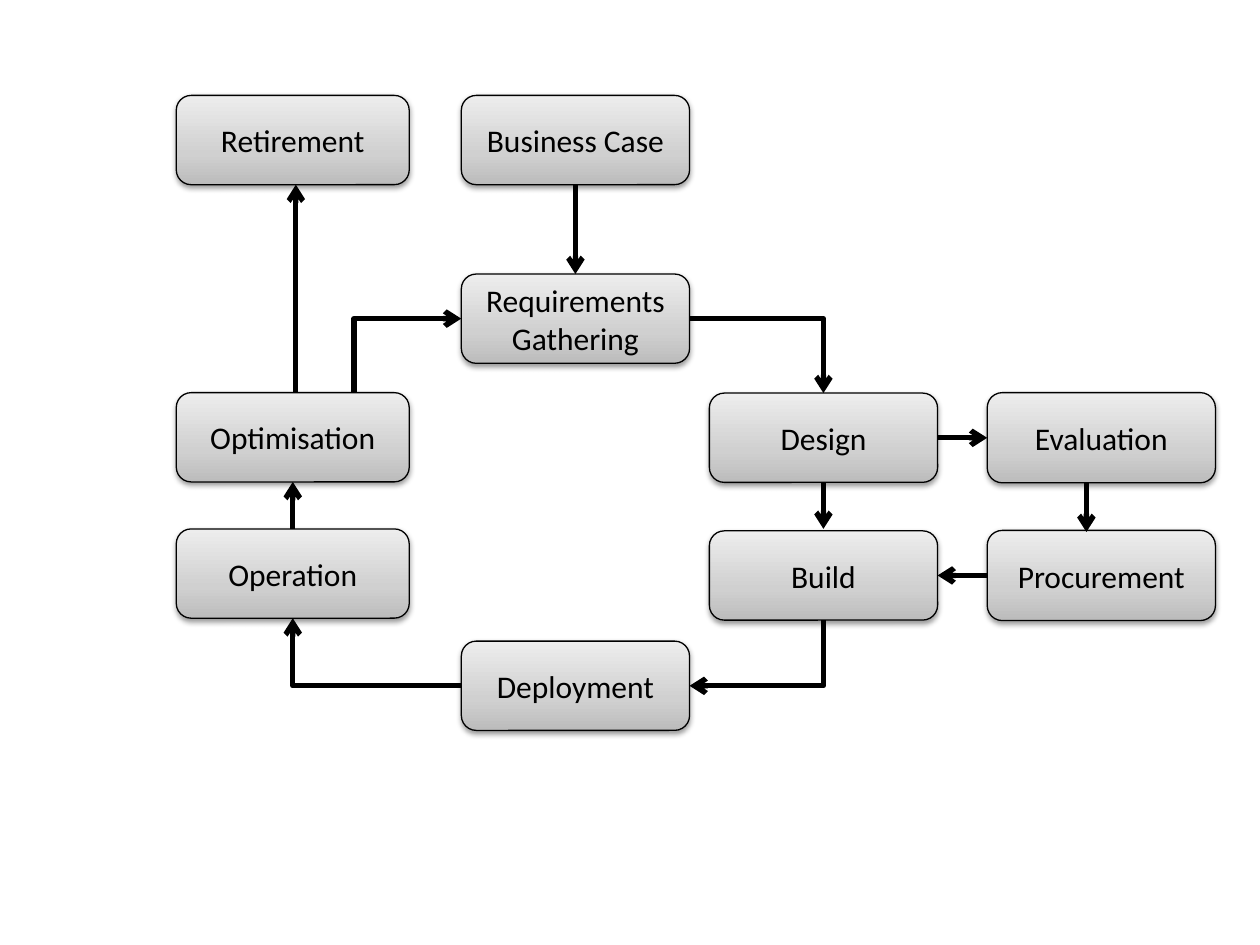
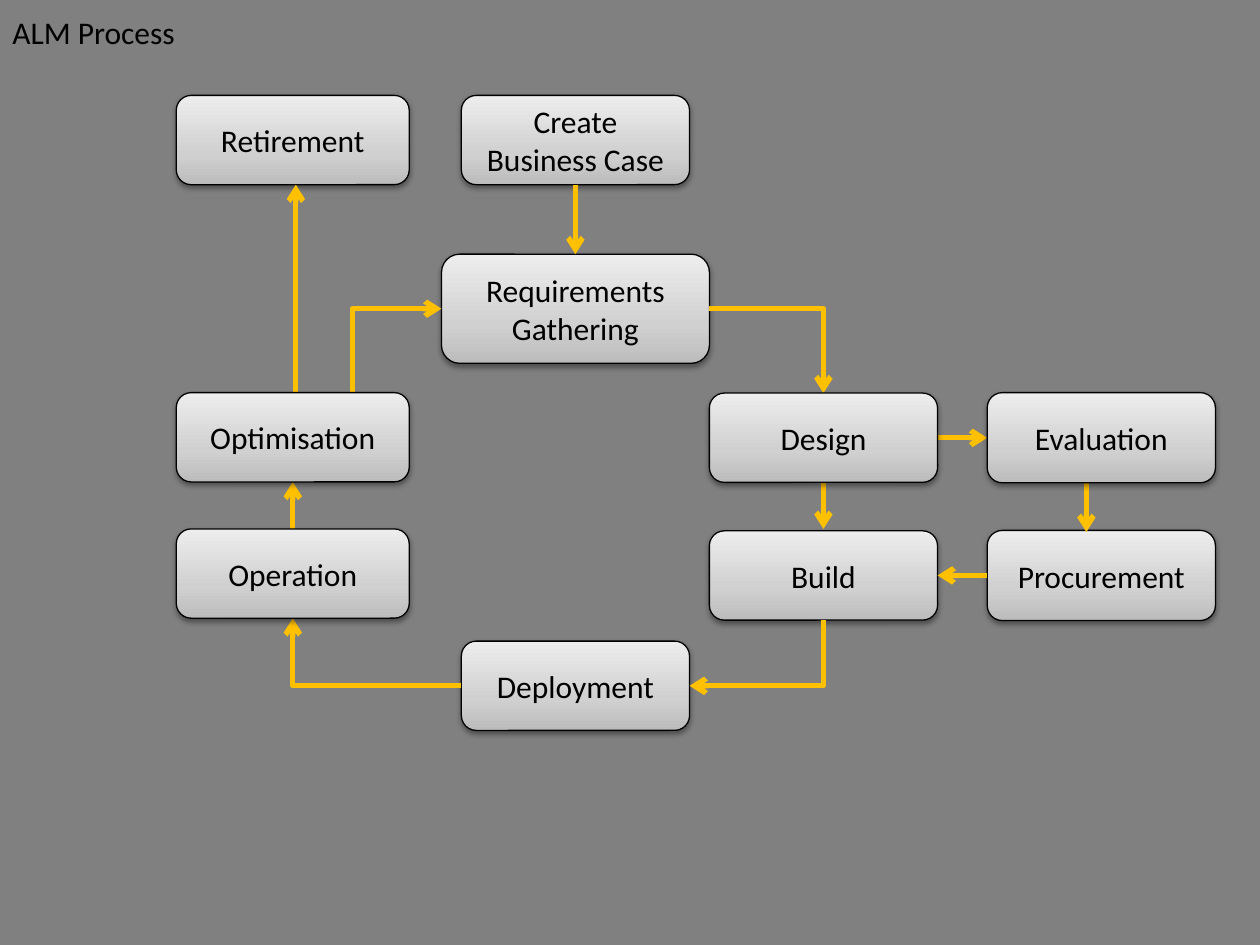
Before and after one commit to SparklingSoftware/InstantALM_Legacy, a slide deck: slide 1 of data/media/process/alm_process.pptx. Drawn at 1260x945 pixels with LibreOffice and Linux fonts; fonts in the diff are those of the drawing. Boxes give left, top, right and bottom in pixels: in the first picture for what was removed or moved away, otherwise in the second. Text is boxed around its words. In the diff, an @@ line names an element or a change of style, - is before the commit and + after.

```diff
--- a/data/media/process/alm_process.pptx
+++ b/data/media/process/alm_process.pptx
@@ background #FFFFFF to #808080 @@
@@ text added at [12, 24, 175, 44], 18 pt, text #000000 @@
+ALM Process
@@ text in rounded rectangle at [487, 112, 664, 172]: text changed @@
-Business Case
+Create Business Case
@@ elbow arrow (296, 428) - (296, 185): stroke #000000 3 pt to #FFC000 3 pt @@
@@ arrow moved from (576, 185) - (576, 275) to (576, 185) - (576, 255) @@
@@ arrow (576, 185) - (576, 255): stroke #000000 3 pt to #FFC000 3 pt @@
@@ rounded rectangle "Requirements Gathering": place and size @@
-rounded rectangle "Requirements Gathering" at [461, 275, 689, 364]
+rounded rectangle "Requirements Gathering" at [441, 255, 709, 364]
@@ elbow arrow moved from (353, 399) - (461, 319) to (353, 399) - (441, 309) @@
@@ elbow arrow (353, 399) - (441, 309): stroke #000000 3 pt to #FFC000 3 pt @@
@@ elbow arrow moved from (689, 319) - (824, 393) to (709, 309) - (824, 393) @@
@@ elbow arrow (709, 309) - (824, 393): stroke #000000 3 pt to #FFC000 3 pt @@
@@ elbow arrow (937, 437) - (987, 437): stroke #000000 3 pt to #FFC000 3 pt @@
@@ elbow arrow (824, 450) - (824, 529): stroke #000000 3 pt to #FFC000 3 pt @@
@@ elbow arrow (1086, 452) - (1086, 532): stroke #000000 3 pt to #FFC000 3 pt @@
@@ elbow arrow (295, 604) - (292, 483): stroke #000000 3 pt to #FFC000 3 pt @@
@@ elbow arrow (987, 576) - (937, 576): stroke #000000 3 pt to #FFC000 3 pt @@
@@ elbow arrow (461, 685) - (292, 619): stroke #000000 3 pt to #FFC000 3 pt @@
@@ elbow arrow (824, 620) - (689, 685): stroke #000000 3 pt to #FFC000 3 pt @@
```
Also in this commit, not shown: 6 slides added, 20 other files.
